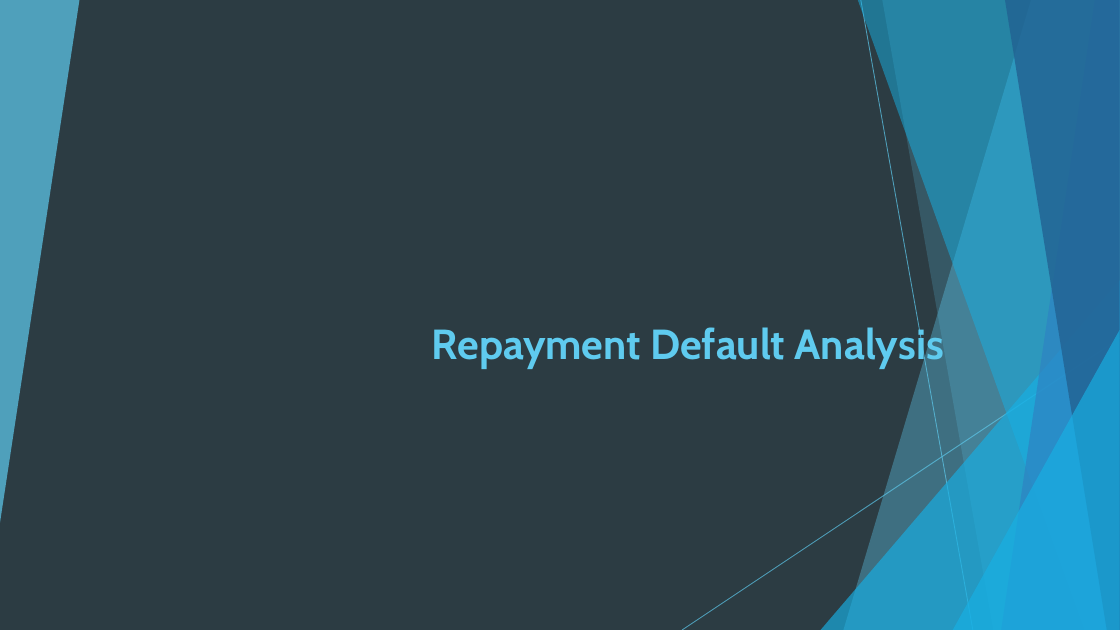
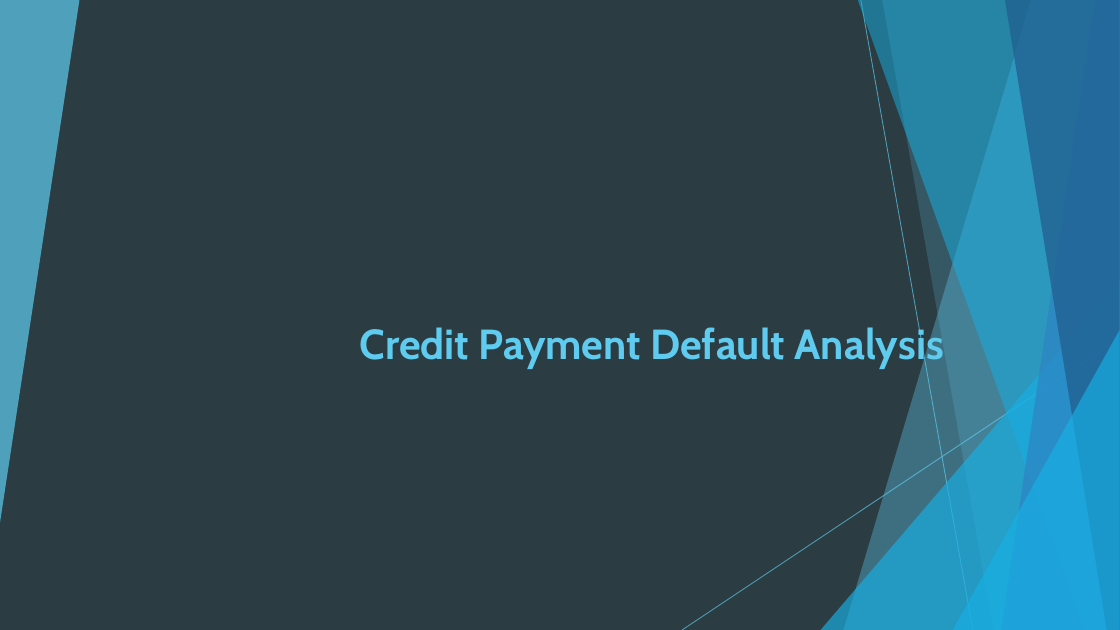
Before and after one commit to mianhuang/DataAnalytics-Python-Code, a slide deck: slide 1 of C5T1_CreditOne_Framework.pptx. Drawn at 1120x630 pixels with LibreOffice and Linux fonts; fonts in the diff are those of the drawing. Boxes give left, top, right and bottom in pixels: in the first picture for what was removed or moved away, otherwise in the second. Text is boxed around its words. In the diff, an @@ line names an element or a change of style, - is before the commit and + after.

```diff
--- a/C5T1_CreditOne_Framework.pptx
+++ b/C5T1_CreditOne_Framework.pptx
@@ title at [359,324,944,369]: text changed @@
-Repayment Default Analysis
+Credit Payment Default Analysis
```
Also in this commit, not shown: 3 other slides changed, 5 slides added.
